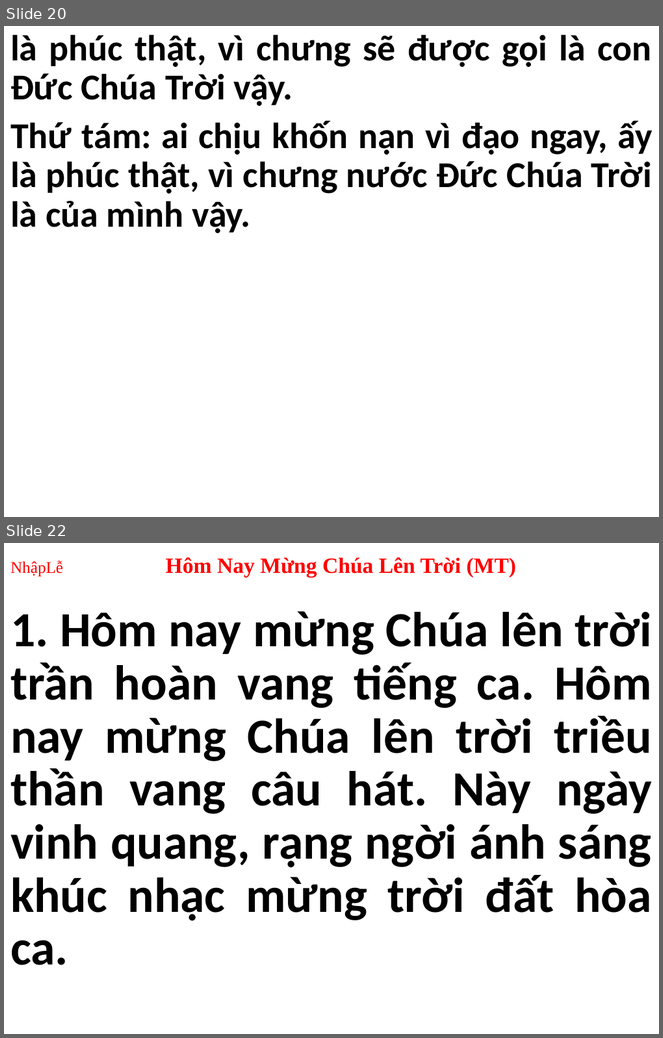
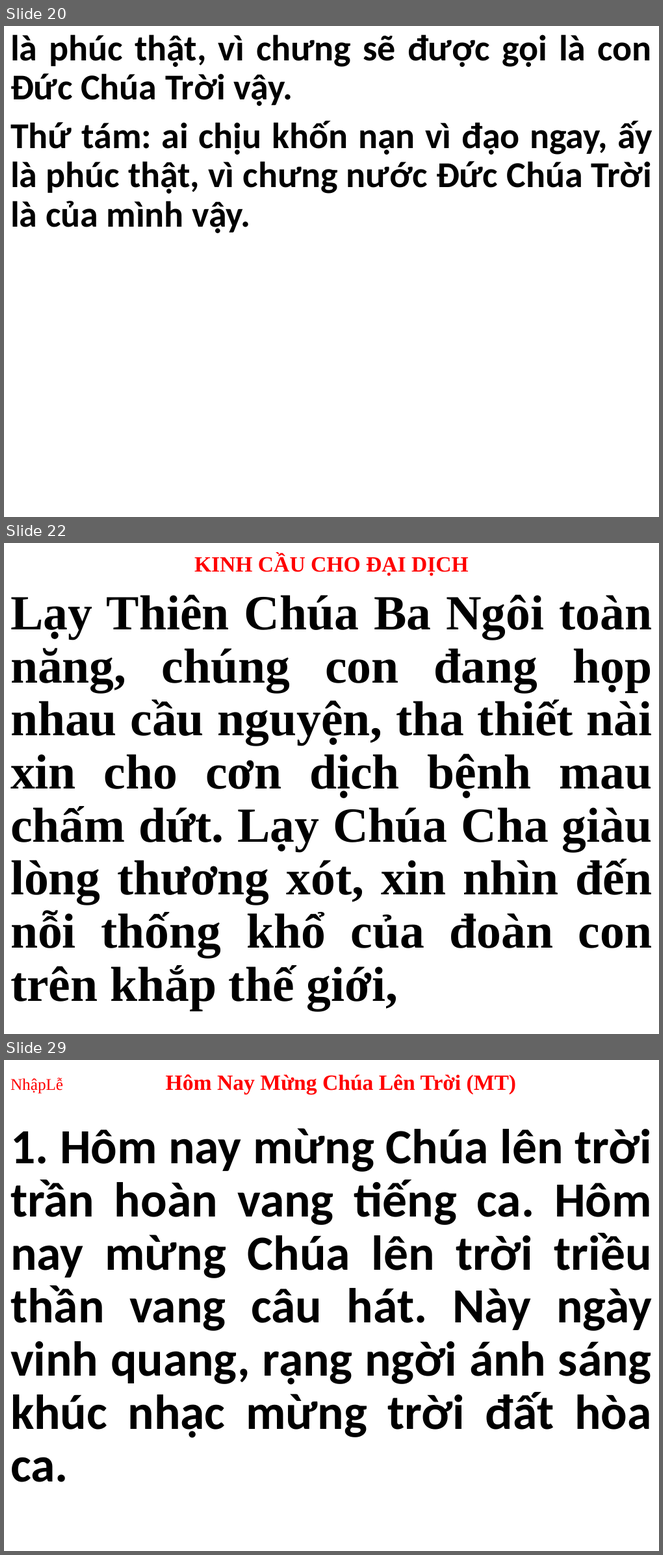
Before and after one commit to webfullstack99/usb-songs, a slide deck: CN.pptx. Shown one above the other, each under a label of ours: slides 20 and 22 before the commit, slides 20, 22 and 29 after it; the slides between them are not shown. The pictures are 663x1038 and 663x1555 pixels, drawn with LibreOffice and Linux fonts; fonts in the diff are those of the drawing. Boxes give left, top, right and bottom in pixels: in the first picture for what was removed or moved away, otherwise in the second. Text is boxed around its words. In the diff, an @@ line names an element or a change of style, - is before the commit and + after.

```diff
--- a/CN.pptx
+++ b/CN.pptx
@@ slide 22 added at (4, 543, 659, 1034), background #FFFFFF @@
@@ title added at (194, 554, 469, 575), 24 pt, text #FF0000, bold @@
+KINH CẦU CHO ĐẠI DỊCH
@@ subtitle added at (10, 594, 653, 1011), 54 pt, text #000000, bold @@
+Lạy Thiên Chúa Ba Ngôi toàn năng, chúng con đang họp nhau cầu nguyện, tha thiết nài xin cho cơn dịch bệnh mau chấm dứt. Lạy Chúa Cha giàu lòng thương xót, xin nhìn đến nỗi thống khổ của đoàn con trên khắp thế giới,
@@ what was slide 22 is now slide 29 @@
```
Also in this commit, not shown: 2 slides changed, 6 other slides added, 3 other files.
